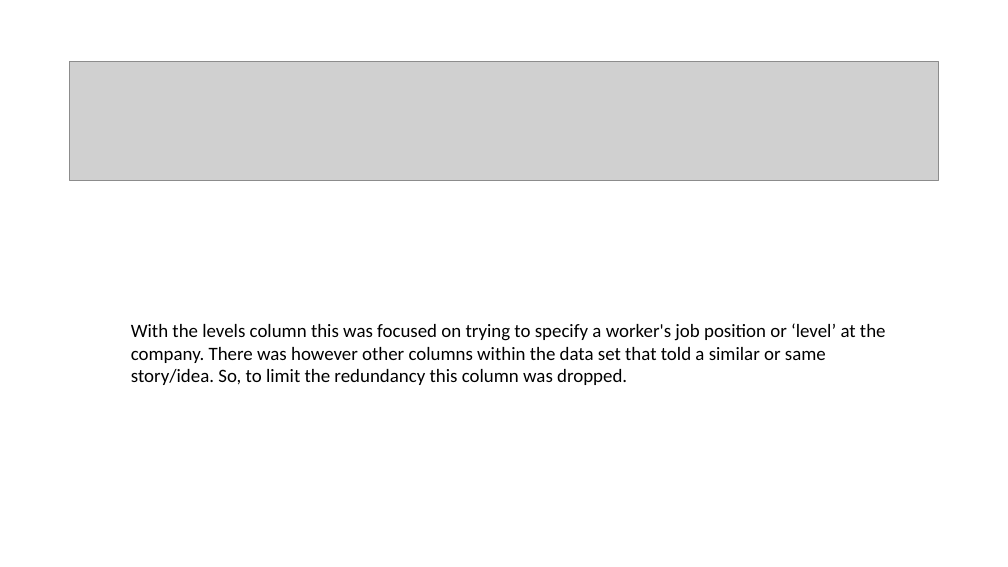
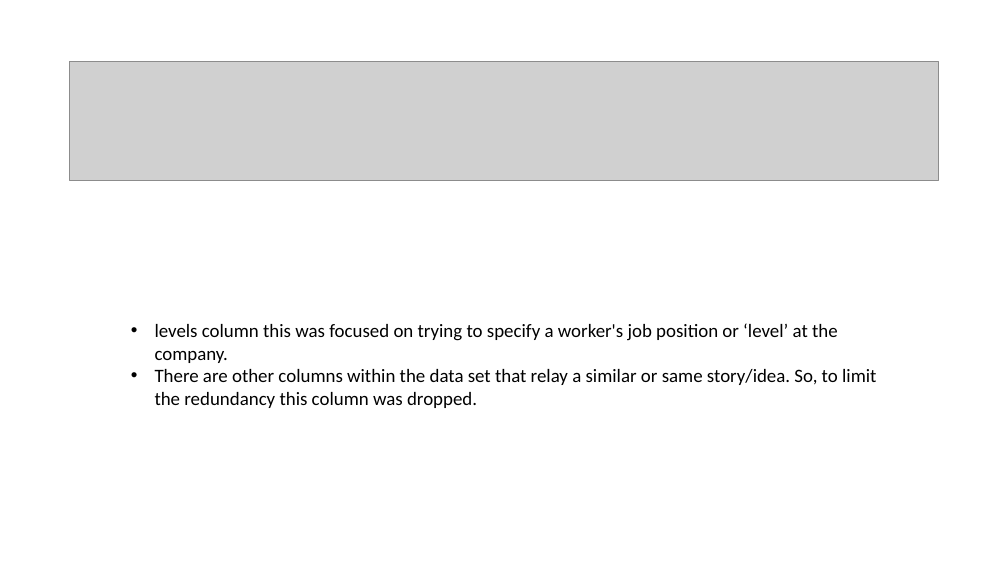
Before and after one commit to SpencerReno/Project_two, a slide deck: slide 7 of Presentation/Salary Prediction Cleaning.pptx. Drawn at 1008x567 pixels with LibreOffice and Linux fonts; fonts in the diff are those of the drawing; grey boxes stand for pictures. Boxes give left, top, right and bottom in pixels: in the first picture for what was removed or moved away, otherwise in the second. Text is boxed around its words. In the diff, an @@ line names an element or a change of style, - is before the commit and + after.

```diff
--- a/Presentation/Salary Prediction Cleaning.pptx
+++ b/Presentation/Salary Prediction Cleaning.pptx
@@ text at [155, 323, 876, 408]: text changed @@
-With the levels column this was focused on trying to specify a worker's job position or ‘level’ at the company. There was however other columns within the data set that told a similar or same story/idea. So, to limit the redundancy this column was dropped.
+• levels column this was focused on trying to specify a worker's job position or ‘level’ at the company.
+• There are other columns within the data set that relay a similar or same story/idea. So, to limit the redundancy this column was dropped.
```
Also in this commit, not shown: 8 other slides changed.
